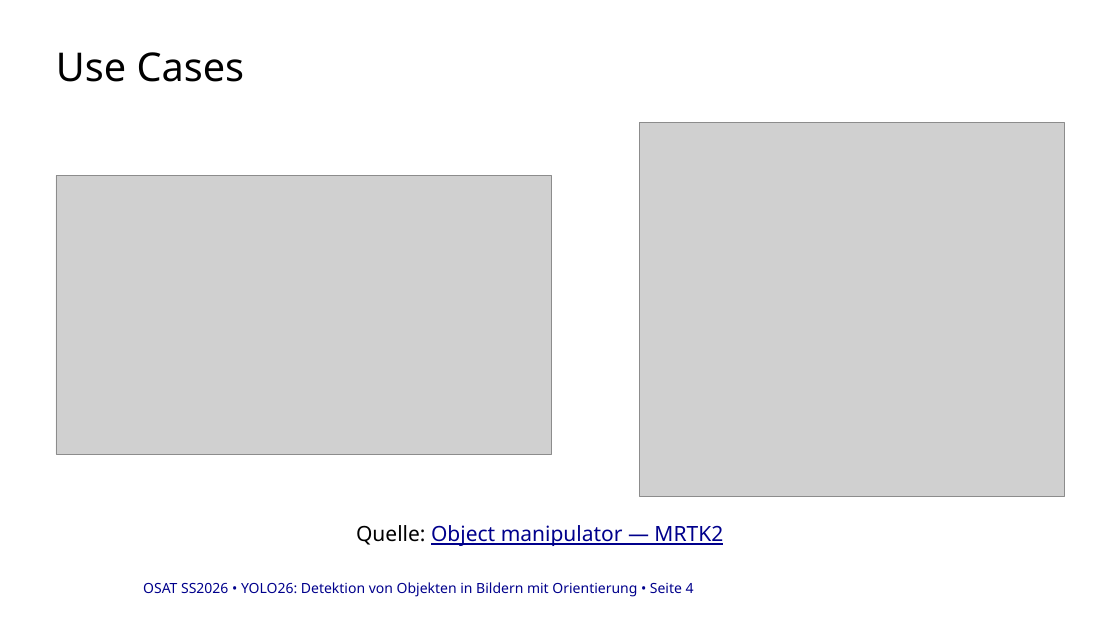
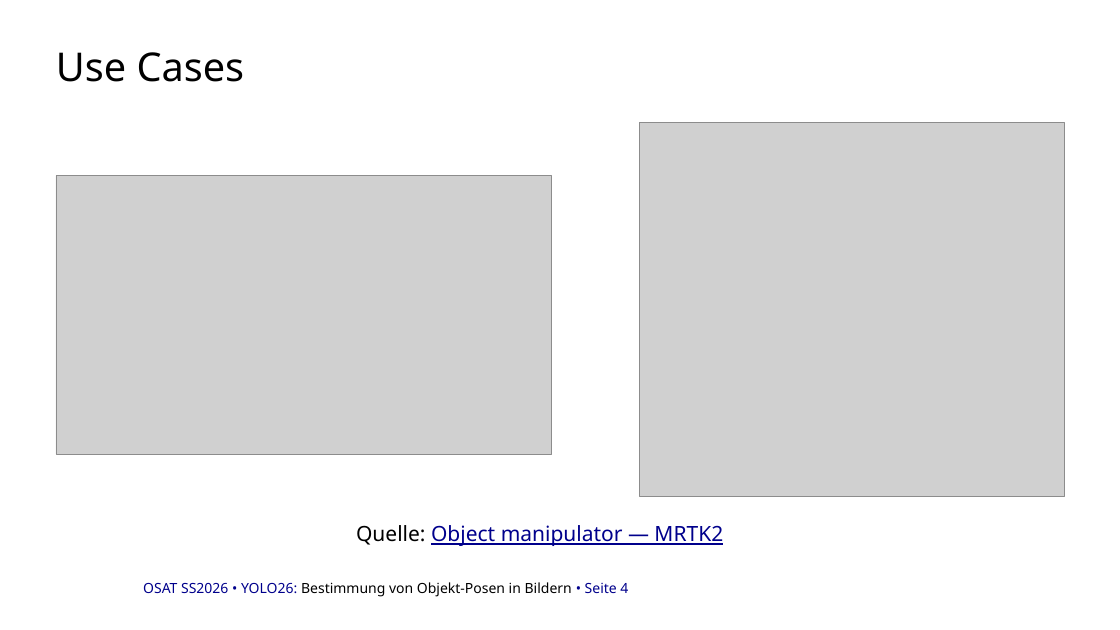
Before and after one commit to danhcon123/yolo_pose_estimation, a slide deck: slide 4 of docu/Zwischen Präsentation.pptx. Drawn at 1120x630 pixels with LibreOffice and Linux fonts; fonts in the diff are those of the drawing; grey boxes stand for pictures; background and template pictures are left out. Boxes give left, top, right and bottom in pixels: in the first picture for what was removed or moved away, otherwise in the second. Text is boxed around its words. In the diff, an @@ line names an element or a change of style, - is before the commit and + after.

```diff
--- a/docu/Zwischen Präsentation.pptx
+++ b/docu/Zwischen Präsentation.pptx
@@ text at [143, 582, 628, 597]: text changed; text colour #00008C to #000000 @@
-OSAT SS2026 • YOLO26: Detektion von Objekten in Bildern mit Orientierung • Seite 4
+OSAT SS2026 • YOLO26: Bestimmung von Objekt-Posen in Bildern • Seite 4
```
Also in this commit, not shown: 5 other slides changed, 7 slides added, 3 slides removed, 1 other file.
